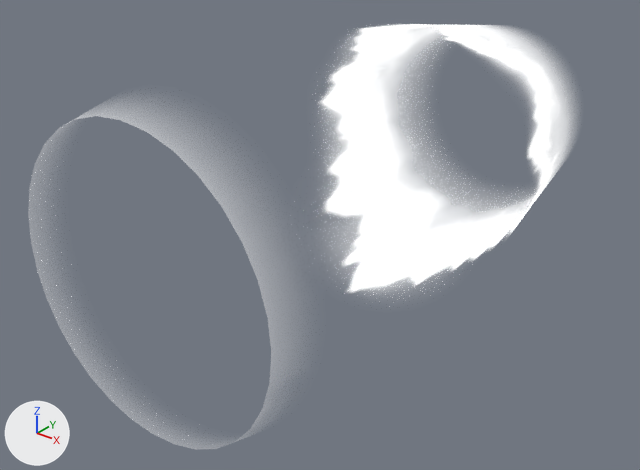
The glTF model assets/cylinder2.glb, before and after one commit.
Rendered twice from a camera (50 mm lens) standing at (1.74, -2.48, 1.22) and looking at (-0.17, -0.09, -0.26). Lighting does not change. The marker at lower left points along +X, +Y and +Z. Where no turn or scale is listed for an object, it has been applied to the vertices.

The first picture shows 'Capsule'.
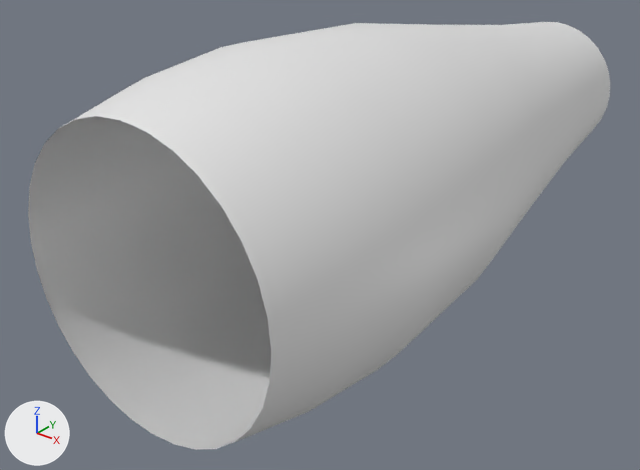
The change, as a list of edits to the scene's bpy script:
```text
Change me_sphere:
    where me_sphere.from_pydata(...)  # 224 vertices, 384 faces; spans x -0.57..0.59, y -1.13..1.47, z -0.58..0.58
    remove me_sphere.materials.append(mat_material_001)
```

Pixel boxes [x1, y1, x2, y2] of what changed, in the pictures (640 x 470 px):
'Capsule', recoloured (white to grey): [28, 22, 610, 450] in both
